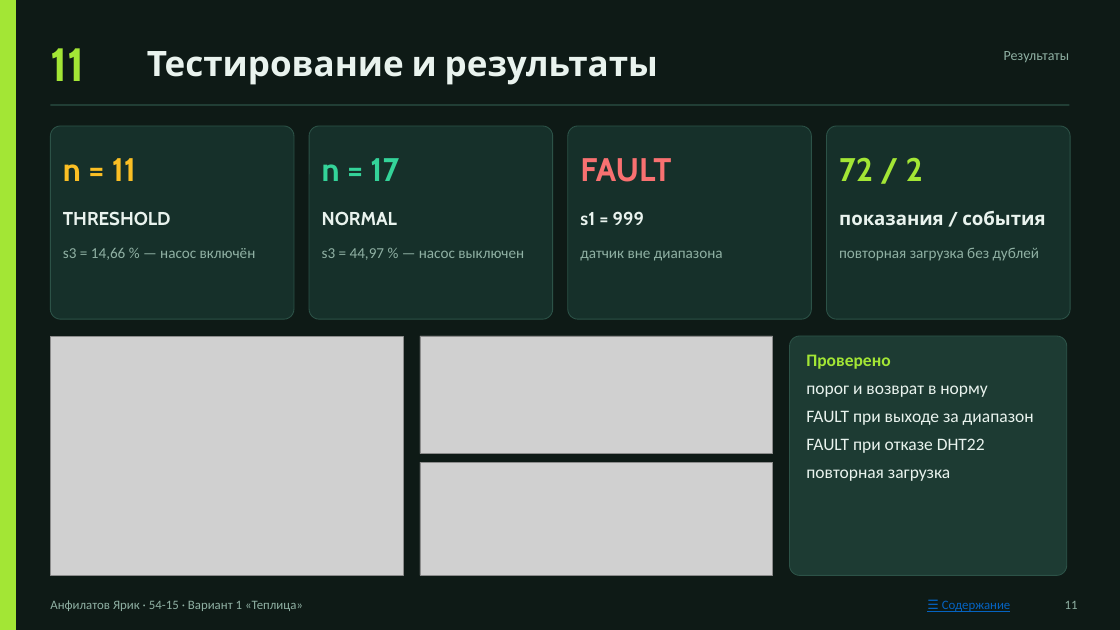
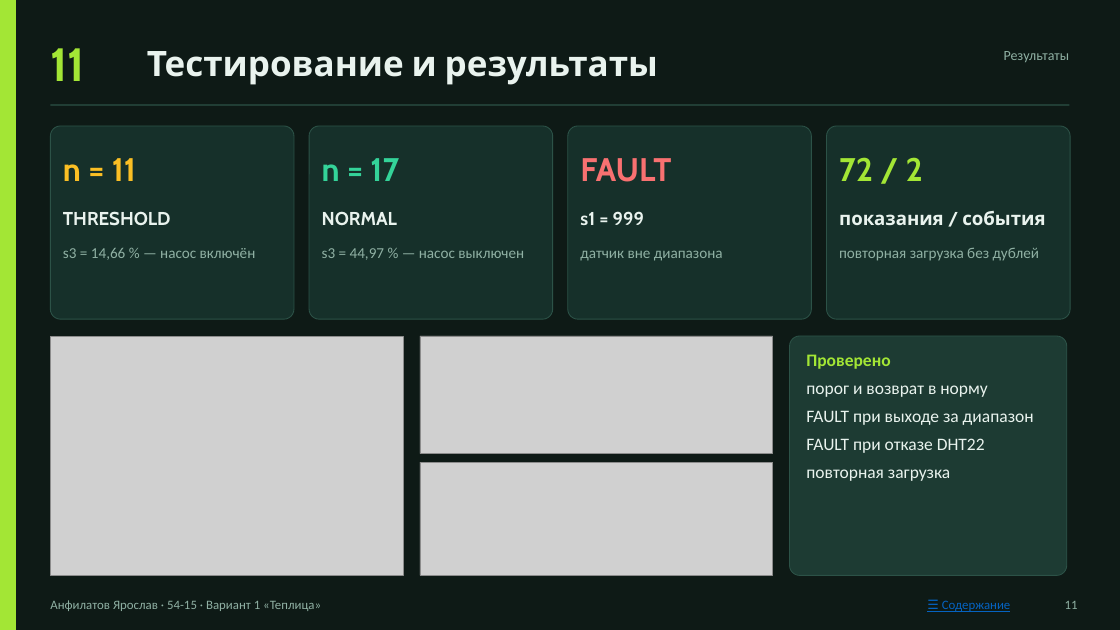
Before and after one commit to Klodun/anfilatov, a slide deck: slide 11 of docs/Презентация_Анфилатов_вариант1.pptx. Drawn at 1120x630 pixels with LibreOffice and Linux fonts; fonts in the diff are those of the drawing; grey boxes stand for pictures. Boxes give left, top, right and bottom in pixels: in the first picture for what was removed or moved away, otherwise in the second. Text is boxed around its words. In the diff, an @@ line names an element or a change of style, - is before the commit and + after.

Commit message:
Исправлено имя студента: Ярослав

```diff
--- a/docs/Презентация_Анфилатов_вариант1.pptx
+++ b/docs/Презентация_Анфилатов_вариант1.pptx
@@ text at bbox=[50, 600, 321, 611]: text changed @@
-Анфилатов Ярик · 54-15 · Вариант 1 «Теплица»
+Анфилатов Ярослав · 54-15 · Вариант 1 «Теплица»
```
Also in this commit, not shown: 11 other slides changed, 14 other files.
